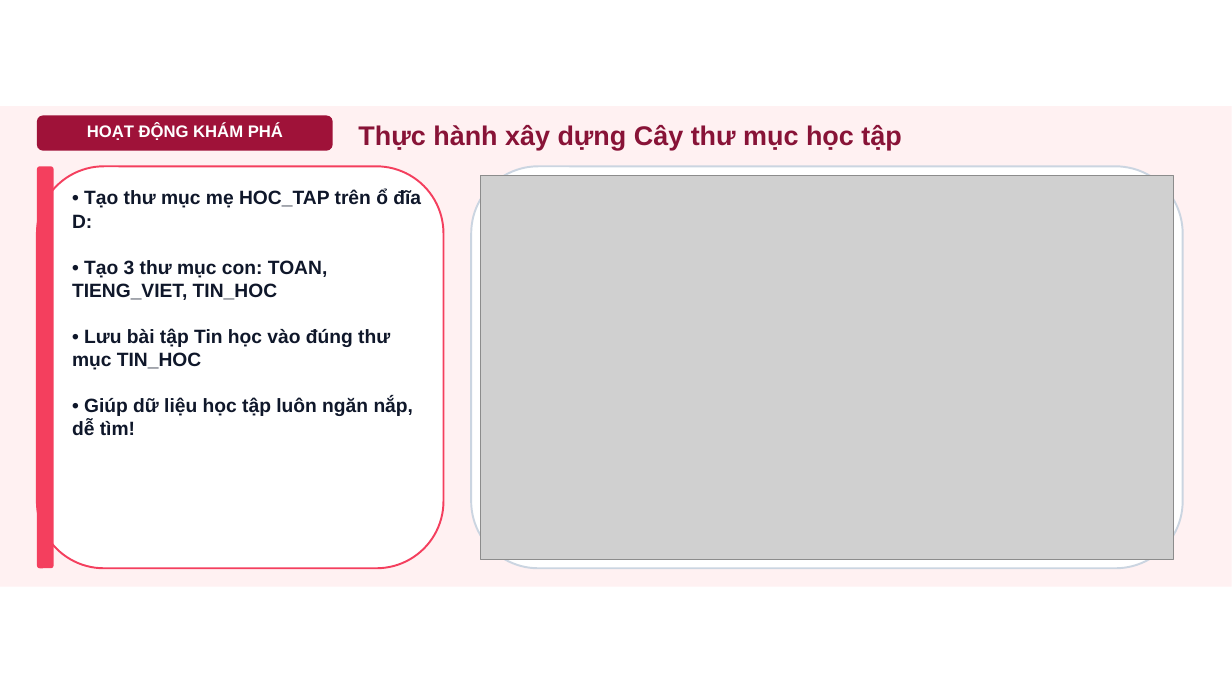
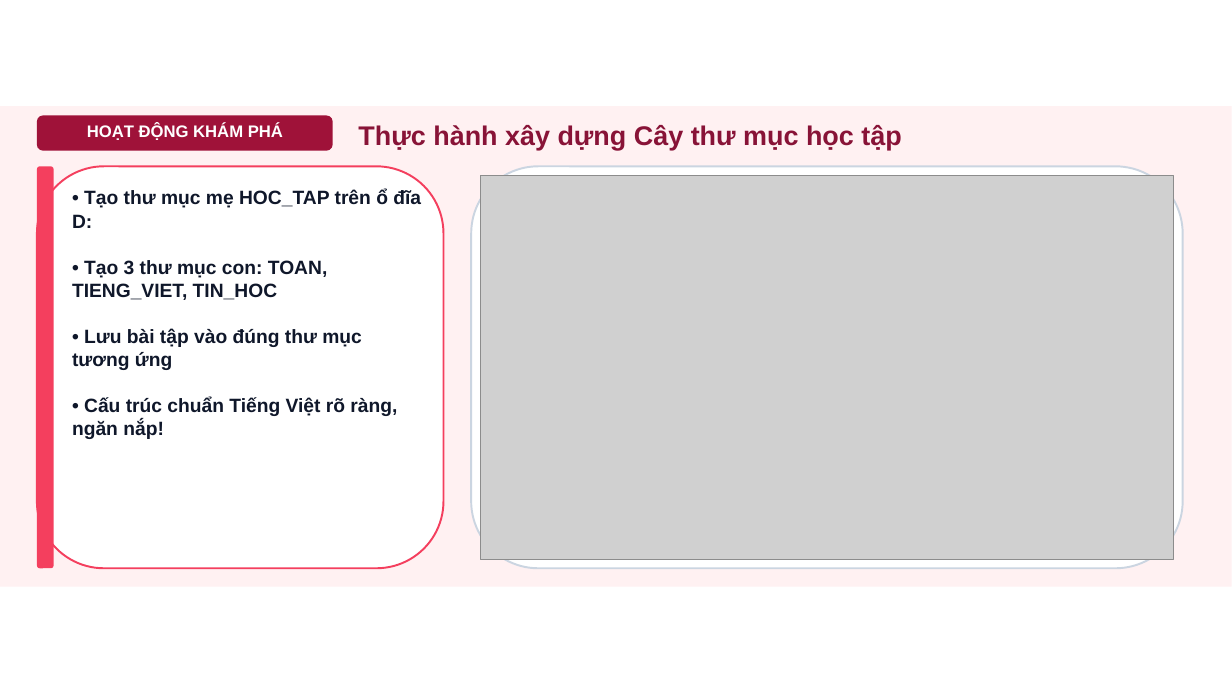
Before and after one commit to dinhnguyenhnue/UNIGO, a slide deck: slide 5 of KHBD_Tin_học/Lớp_5/Tuần_04/Slide_Tin_hoc_Lớp_5_Tiet04_Bai_4_Cay_thu_muc.pptx. Drawn at 1232x693 pixels with LibreOffice and Linux fonts; fonts in the diff are those of the drawing; grey boxes stand for pictures; background and template pictures are left out. Boxes give left, top, right and bottom in pixels: in the first picture for what was removed or moved away, otherwise in the second. Text is boxed around its words. In the diff, an @@ line names an element or a change of style, - is before the commit and + after.

```diff
--- a/KHBD_Tin_học/Lớp_5/Tuần_04/Slide_Tin_hoc_Lớp_5_Tiet04_Bai_4_Cay_thu_muc.pptx
+++ b/KHBD_Tin_học/Lớp_5/Tuần_04/Slide_Tin_hoc_Lớp_5_Tiet04_Bai_4_Cay_thu_muc.pptx
@@ text at <box>72,328,362,370</box>: text changed @@
-• Lưu bài tập Tin học vào đúng thư mục TIN_HOC
+• Lưu bài tập vào đúng thư mục tương ứng
@@ text at <box>72,397,397,439</box>: text changed @@
-• Giúp dữ liệu học tập luôn ngăn nắp, dễ tìm!
+• Cấu trúc chuẩn Tiếng Việt rõ ràng, ngăn nắp!
```
Also in this commit, not shown: 1 other slide changed, 14 other files.
